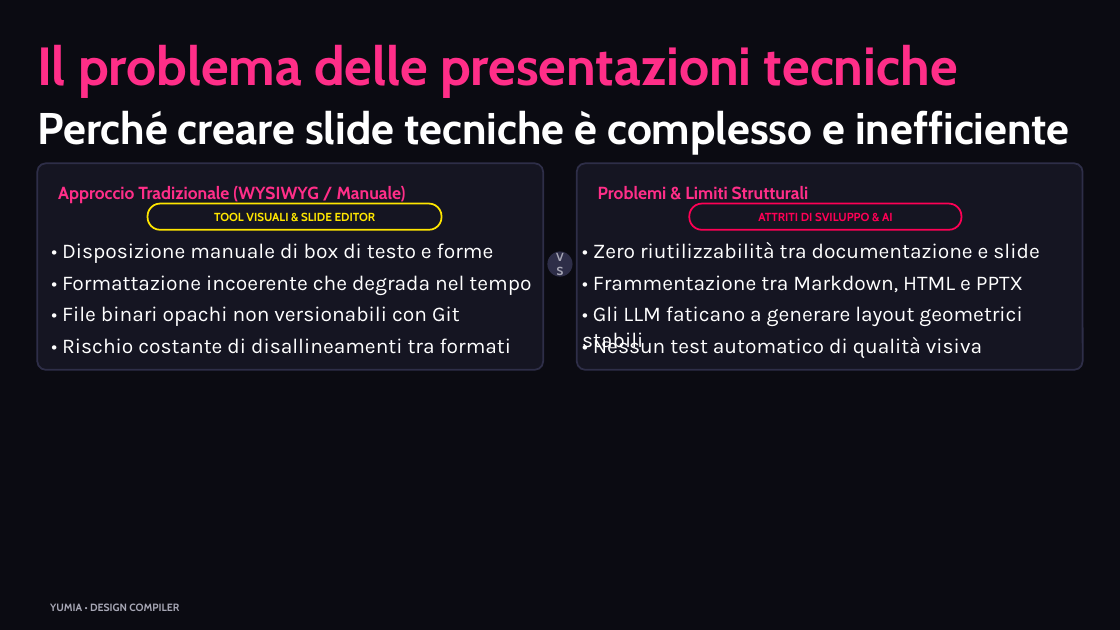
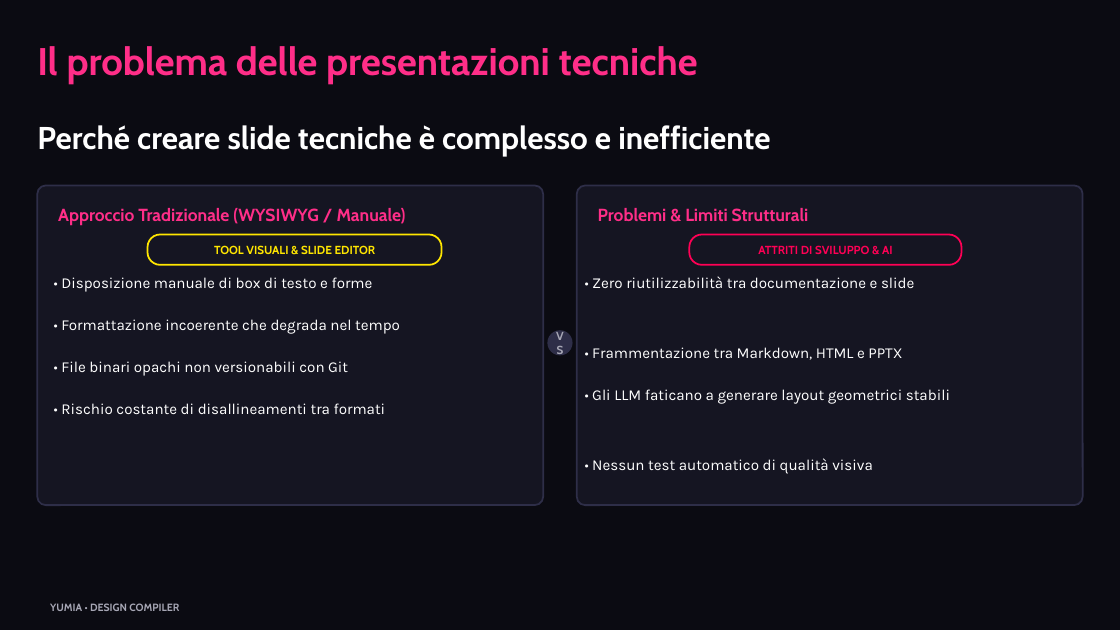
Before and after one commit to biagio-scaglia/Yumia-MD, a slide deck: slide 2 of presentation.pptx. Drawn at 1120x630 pixels with LibreOffice and Linux fonts; fonts in the diff are those of the drawing. Boxes give left, top, right and bottom in pixels: in the first picture for what was removed or moved away, otherwise in the second. Text is boxed around its words. In the diff, an @@ line names an element or a change of style, - is before the commit and + after.

Commit message:
fix(layout,pptx): stop text box collisions and refresh PDF/PPTX outputs
Widen heading/paragraph/card height estimates so PPTX glyphs no longer overlap neighbors, clamp hero paint to bounds, and regenerate the demo deck with the local 15-page PDF.

```diff
--- a/presentation.pptx
+++ b/presentation.pptx
@@ text "Il problema delle presentazioni tecniche" at (x1=37, y1=46, x2=698, y2=85): size 46 to 33 pt; vertical alignment middle to top @@
@@ text "Perché creare slide tecniche è ..." moved from (x1=37, y1=110, x2=1069, y2=155) to (x1=37, y1=125, x2=770, y2=156) @@
@@ text "Perché creare slide tecniche è ..." at (x1=37, y1=125, x2=770, y2=156): size 38 to 27 pt; vertical alignment middle to top @@
@@ rounded rectangle resized from (x1=37, y1=163, x2=543, y2=370) to (x1=37, y1=186, x2=543, y2=506) @@
@@ text "Approccio Tradizionale (WYSIWYG / Manuale)" moved from (x1=58, y1=186, x2=406, y2=204) to (x1=58, y1=208, x2=406, y2=226) @@
@@ proportions changed in 4 elements at (x1=148, y1=234, x2=442, y2=265), (x1=690, y1=234, x2=962, y2=265), (x1=37, y1=186, x2=543, y2=506), (x1=577, y1=186, x2=1083, y2=506) @@
@@ rounded rectangle resized from (x1=577, y1=163, x2=1083, y2=370) to (x1=577, y1=186, x2=1083, y2=506) @@
@@ text "Problemi & Limiti Strutturali" rewrapped from (x1=598, y1=186, x2=809, y2=204) to (x1=598, y1=208, x2=809, y2=222) @@
@@ text "TOOL VISUALI & SLIDE EDITOR" moved from (x1=214, y1=212, x2=376, y2=221) to (x1=214, y1=245, x2=376, y2=254) @@
@@ rounded rectangle resized from (x1=148, y1=203, x2=442, y2=229) to (x1=148, y1=234, x2=442, y2=265) @@
@@ text "ATTRITI DI SVILUPPO & AI" moved from (x1=758, y1=212, x2=893, y2=221) to (x1=758, y1=245, x2=893, y2=254) @@
@@ rounded rectangle resized from (x1=690, y1=203, x2=962, y2=229) to (x1=690, y1=234, x2=962, y2=265) @@
@@ text "• Disposizione manuale di box ..." moved from (x1=62, y1=243, x2=494, y2=263) to (x1=61, y1=277, x2=373, y2=292) @@
@@ text "• Zero riutilizzabilità tra documentazione ..." moved from (x1=593, y1=242, x2=1039, y2=259) to (x1=592, y1=276, x2=914, y2=288) @@
@@ text "• Formattazione incoerente che degrada ..." moved from (x1=62, y1=275, x2=531, y2=295) to (x1=61, y1=319, x2=400, y2=334) @@
@@ text "• File binari opachi non ..." moved from (x1=62, y1=306, x2=460, y2=326) to (x1=61, y1=361, x2=348, y2=376) @@
@@ text "VS" moved from (x1=548, y1=251, x2=573, y2=276) to (x1=548, y1=330, x2=573, y2=355) @@
@@ rounded rectangle moved from (x1=548, y1=251, x2=573, y2=276) to (x1=548, y1=330, x2=573, y2=355) @@
@@ text "• Frammentazione tra Markdown, HTML ..." moved from (x1=593, y1=275, x2=1023, y2=292) to (x1=592, y1=347, x2=902, y2=360) @@
@@ text "• Gli LLM faticano a ..." moved from (x1=582, y1=306, x2=1022, y2=353) to (x1=592, y1=389, x2=950, y2=404) @@
@@ text "• Rischio costante di disallineamenti ..." moved from (x1=62, y1=338, x2=512, y2=354) to (x1=61, y1=403, x2=386, y2=414) @@
@@ size 18 to 13 pt in 8 elements at (x1=61, y1=277, x2=373, y2=292), (x1=61, y1=319, x2=400, y2=334), (x1=592, y1=276, x2=914, y2=288), (x1=61, y1=361, x2=348, y2=376), (x1=592, y1=347, x2=902, y2=360), (x1=61, y1=403, x2=386, y2=414), (x1=592, y1=389, x2=950, y2=404), (x1=592, y1=458, x2=873, y2=474) @@
@@ text "• Nessun test automatico di ..." moved from (x1=593, y1=334, x2=982, y2=358) to (x1=592, y1=458, x2=873, y2=474) @@
```
Also in this commit, not shown: 14 other slides changed, 7 other files.
